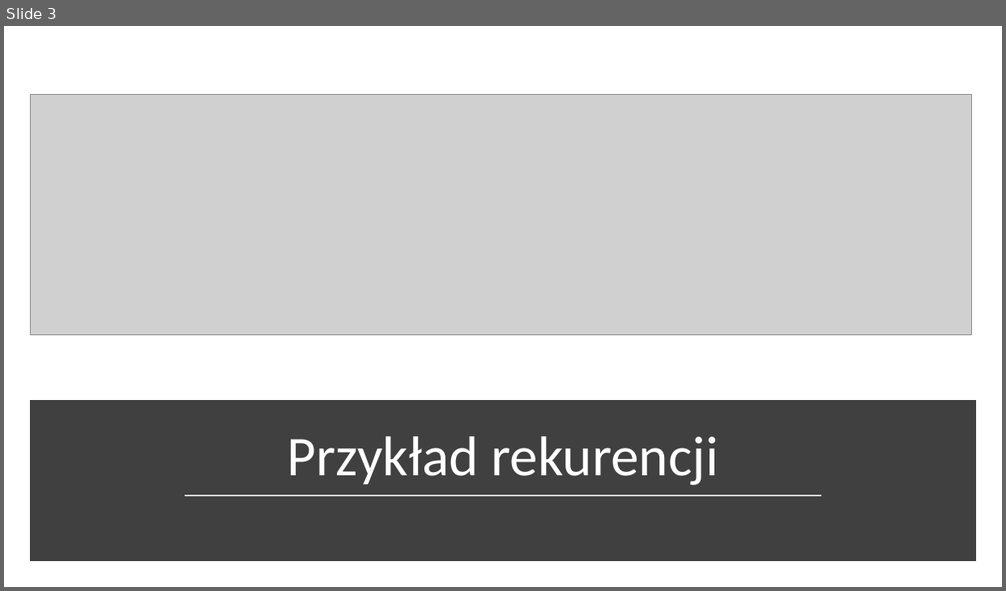
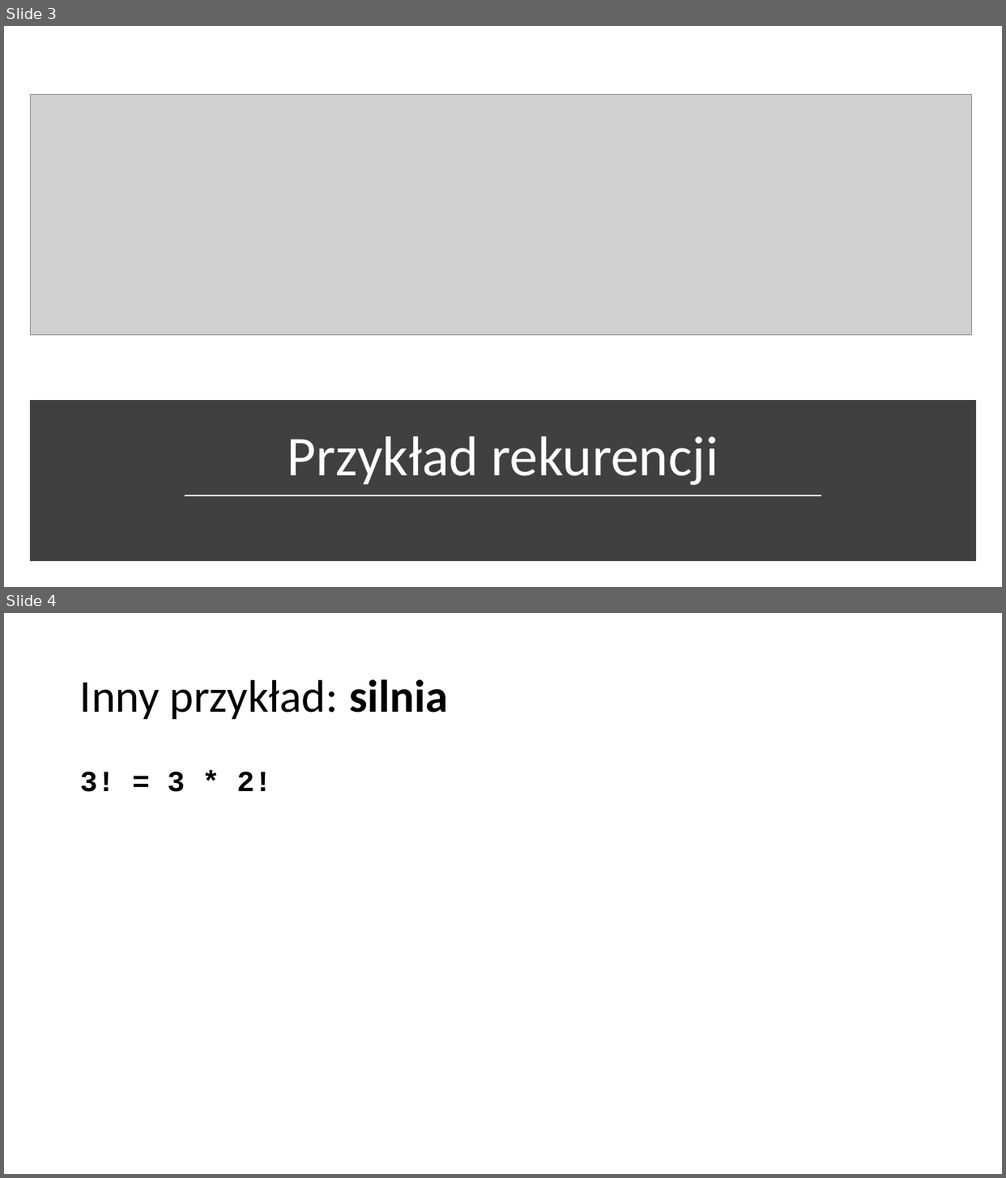
Before and after one commit to blackbat13/CS-HTiEW, a slide deck: Wprowadzenie do rekurencji/I. Wprowadzenie do rekurencji/Rekurencja.pptx. Shown one above the other, each under a label of ours: slide 3 before the commit, slides 3 and 4 after it. The pictures are 1006x591 and 1006x1178 pixels, drawn with LibreOffice and Linux fonts; fonts in the diff are those of the drawing; grey boxes stand for pictures. Boxes give left, top, right and bottom in pixels: in the first picture for what was removed or moved away, otherwise in the second. Text is boxed around its words. In the diff, an @@ line names an element or a change of style, - is before the commit and + after.

Commit message:
Zmieniono przedstawienie przykładu z silnią

```diff
--- a/Wprowadzenie do rekurencji/I. Wprowadzenie do rekurencji/Rekurencja.pptx
+++ b/Wprowadzenie do rekurencji/I. Wprowadzenie do rekurencji/Rekurencja.pptx
@@ slide 4 added at (x1=4, y1=613, x2=1002, y2=1174), background #FFFFFF @@
@@ title added at (x1=80, y1=679, x2=448, y2=719), 44 pt, text #000000 @@
+Inny przykład: silnia
@@ text added at (x1=80, y1=772, x2=272, y2=792), 28 pt, text #000000, bold @@
+3! = 3 * 2!
```
Also in this commit, not shown: 1 slide changed, 9 other slides added.
